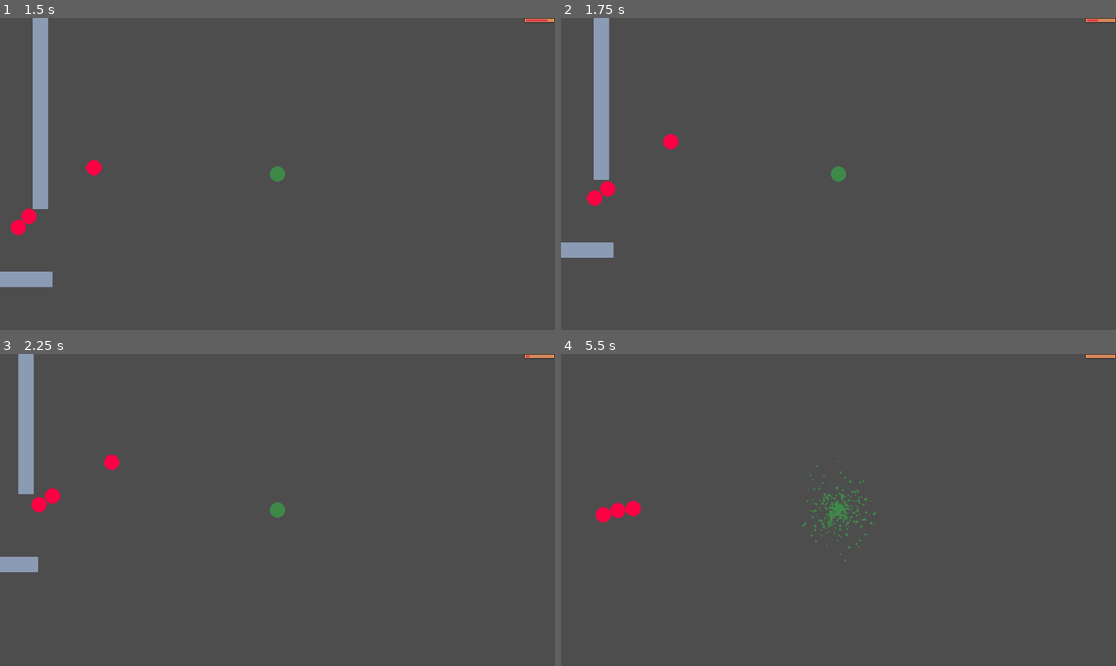
Above: before the commit, frames 1-4 (two rows, left to right).
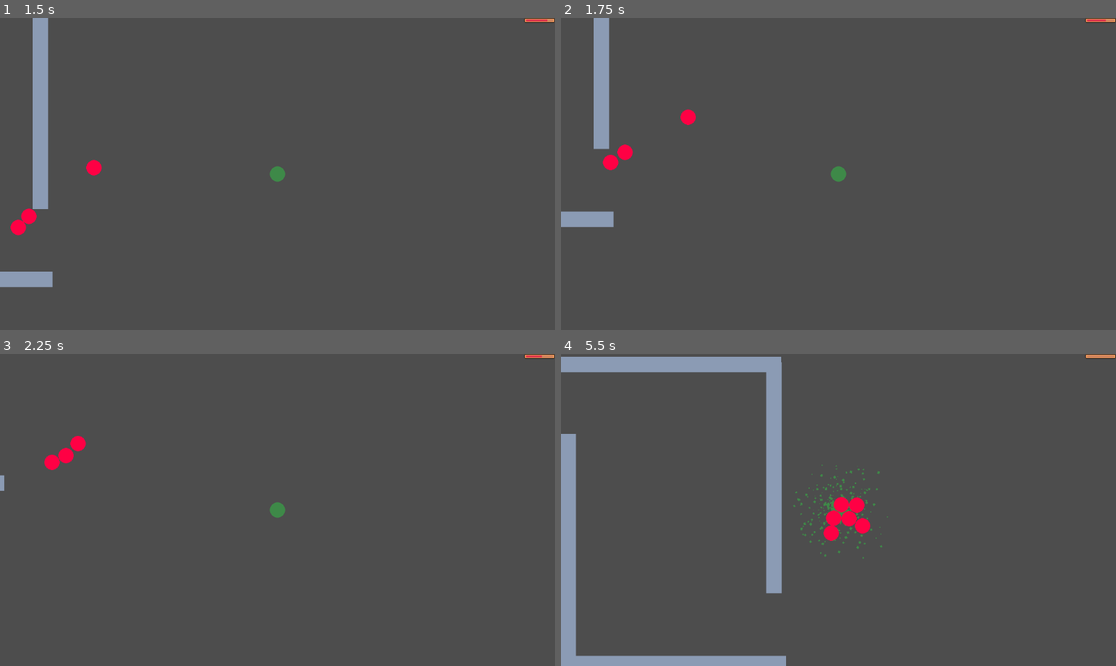
Above: after the commit, the same moments.

Repository: whocares-abt/fast-pace
Game: Godot game, scene res://Scenes/debug_map.tscn
The game is run twice, just before and just after one commit, with the same random seed, the same clock (stepped at 60 frames per second) and the same inputs.
Inputs (mouse positions are in pixels of both pictures, inside the frame that each line leads up to):
- Up to frame 1 (1.5 s): move the mouse to (399, 158) at 0.52 s; hold D (move_right) 0.53-1.28 s; hold Right mouse button (ability) 0.53-1.28 s; click (399, 158) at 0.8 s; move the mouse to (166, 189) at 1.27 s; hold S (move_down) from 1.28 s (still down); click (166, 189) at 1.35 s
- Up to frame 2 (1.75 s): keep holding S (move_down); tap Shift (bullet_time) at 1.55 s
- Up to frame 3 (2.25 s): move the mouse to (333, 441) at 2.02 s; release S (move_down) at 2.03 s; hold D (move_right) from 2.03 s (still down); hold Shift (bullet_time) from 2.03 s (still down)
- Up to frame 4 (5.5 s): right-click (894, 441) at 2.3 s; move the mouse to (810, 572) at 2.77 s; release D (move_right) at 2.78 s; release Shift (bullet_time) at 2.78 s; hold W (move_up) 2.78-3.53 s; right-click (810, 572) at 2.85 s; click (810, 572) at 3.05 s; move the mouse to (1005, 556) at 3.52 s; press the mouse at (1005, 556) at 3.53 s; hold A (move_left) 3.53-5.03 s; tap Shift (bullet_time) at 3.8, 4.35 s; move the mouse to (672, 463) at 4.27 s; release the mouse at (672, 463) at 4.28 s; right-click (672, 463) at 4.55 s; move the mouse to (866, 510) at 5.02 s; hold S (move_down) from 5.03 s (still down); hold Right mouse button (ability) from 5.03 s (still down); click (866, 510) at 5.3 s

Frame 1 is identical in both runs. In frame 2, 1.9% of the frame differs, in the area x 0-99%, y 0-77%; in frame 3, 2.3%; in frame 4, 8.8%, in the area x 0-59%, y 0-100%.

Commit message:
Added cooldown to knife_throw

Diff:
--- a/Scripts/Characters/player_character.gd
+++ b/Scripts/Characters/player_character.gd
@@ -38,14 +38,16 @@
 		weapon.attack(attack_direction.normalized())
 
 	if (event.is_action_pressed("ability")):
-		var mana_cost = knife_throw.get_mana_cost()
-		knife_throw.activate.call(attack_direction, weapon.get_hurtbox_location())
-		update_health(-mana_cost)
+		if (knife_throw.can_activate):
+			var mana_cost = knife_throw.get_mana_cost()
+			knife_throw.activate.call(attack_direction, weapon.get_hurtbox_location())
+			update_health(-mana_cost)
 
 	if (event.is_action_pressed("bullet_time")):
-		var mana_cost = bullet_time.get_mana_cost()
-		bullet_time.activate.call()
-		update_health(-mana_cost)
+		if (bullet_time.can_activate):
+			var mana_cost = bullet_time.get_mana_cost()
+			bullet_time.activate.call()
+			update_health(-mana_cost)
 
 func _physics_process(_delta: float) -> void:
 	if (input_disabled):
--- a/Scripts/Combat/ability.gd
+++ b/Scripts/Combat/ability.gd
@@ -6,6 +6,7 @@
 var ability_name
 var mana_cost
 var cooldown
+var can_activate : bool
 
 # Called when the node enters the scene tree for the first time.
 func _ready() -> void:
--- a/Scripts/Combat/knife_throw.gd
+++ b/Scripts/Combat/knife_throw.gd
@@ -6,11 +6,16 @@
 func _ready() -> void:
 	load_stats("res://Resources/Combat/knife_throw.tres")
 	activate = activate_knife_throw
+	can_activate = true
 
 func get_mana_cost():
 	return mana_cost
 
 func activate_knife_throw(direction, start_position):
+	if (not can_activate):
+		return
+
+	can_activate = false
 	var knife = projectile.instantiate()
 
 	add_child(knife)
@@ -22,3 +27,6 @@
 	knife.change_sprite("knife")
 
 	CombatSignalBus.emit_signal("bullet_shot", knife, start_position)
+
+	await get_tree().create_timer(cooldown).timeout
+	can_activate = true
